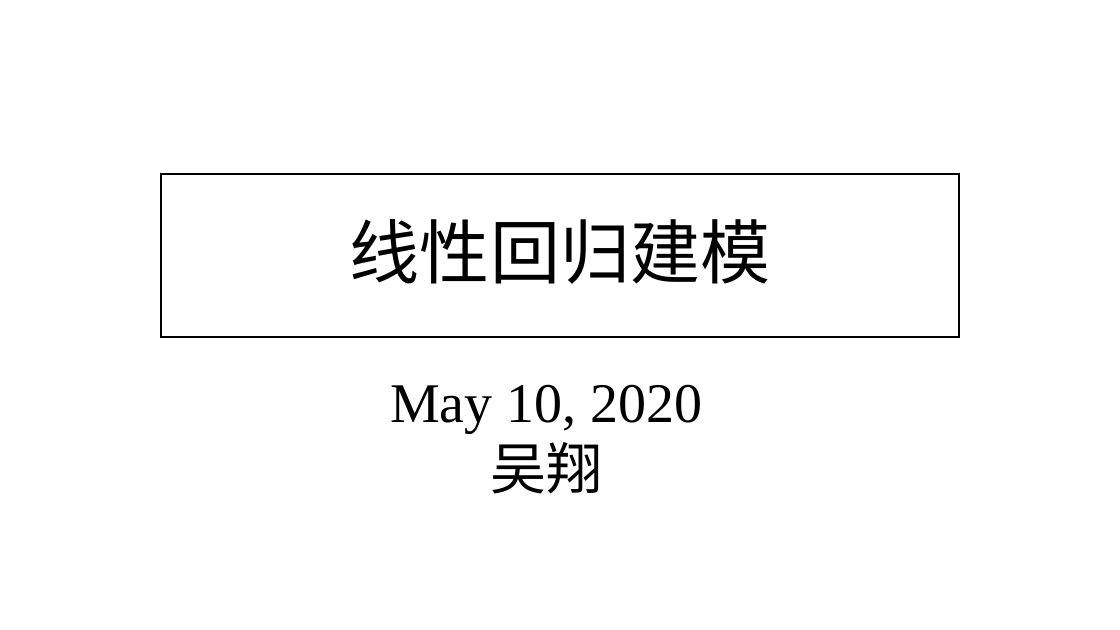
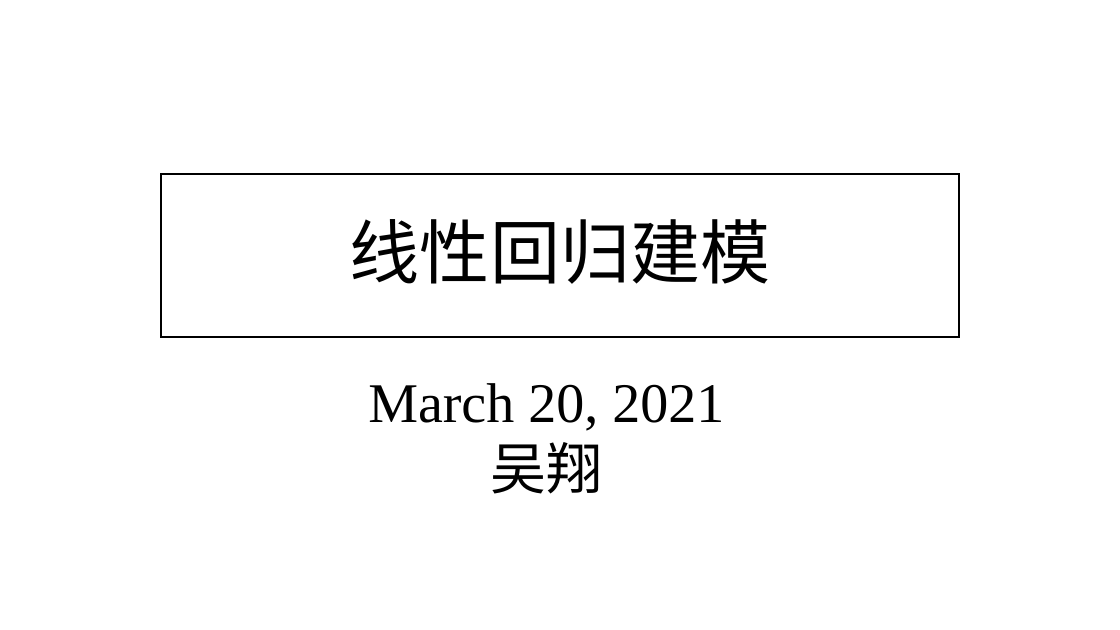
Before and after one commit to wuhsiang/courses, a slide deck: slide 1 of econometricsintro/ch3/lm-modeling.pptx. Drawn at 1120x630 pixels with LibreOffice and Linux fonts; fonts in the diff are those of the drawing. Boxes give left, top, right and bottom in pixels: in the first picture for what was removed or moved away, otherwise in the second. Text is boxed around its words. In the diff, an @@ line names an element or a change of style, - is before the commit and + after.

```diff
--- a/econometricsintro/ch3/lm-modeling.pptx
+++ b/econometricsintro/ch3/lm-modeling.pptx
@@ text "March 20, 2021": place and size @@
-text "March 20, 2021" at bbox=[390, 384, 703, 494]
+text "March 20, 2021" at bbox=[368, 383, 724, 494]
@@ text at bbox=[368, 383, 724, 431]: text changed @@
-May 10, 2020
+March 20, 2021
```
Also in this commit, not shown: 5 other files.
